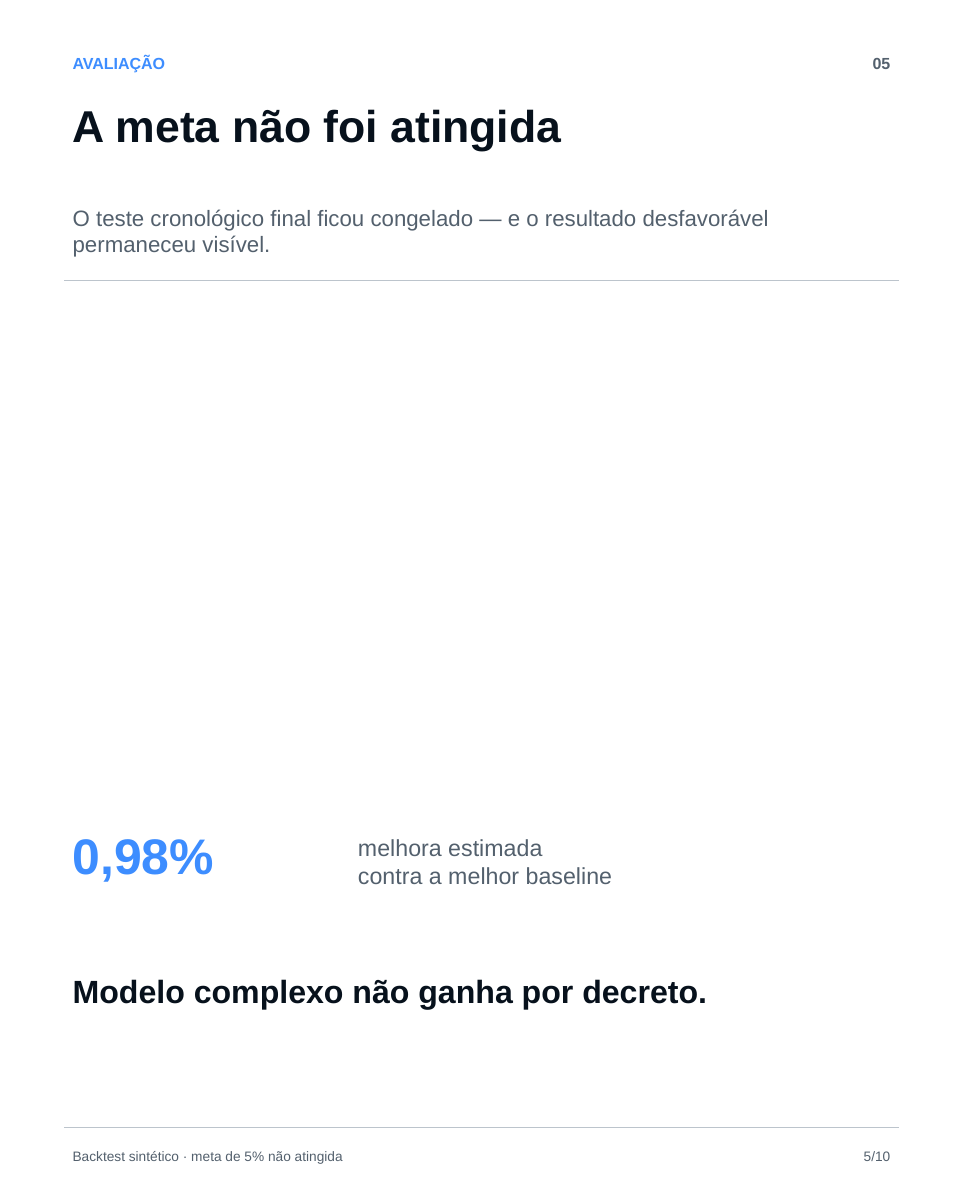
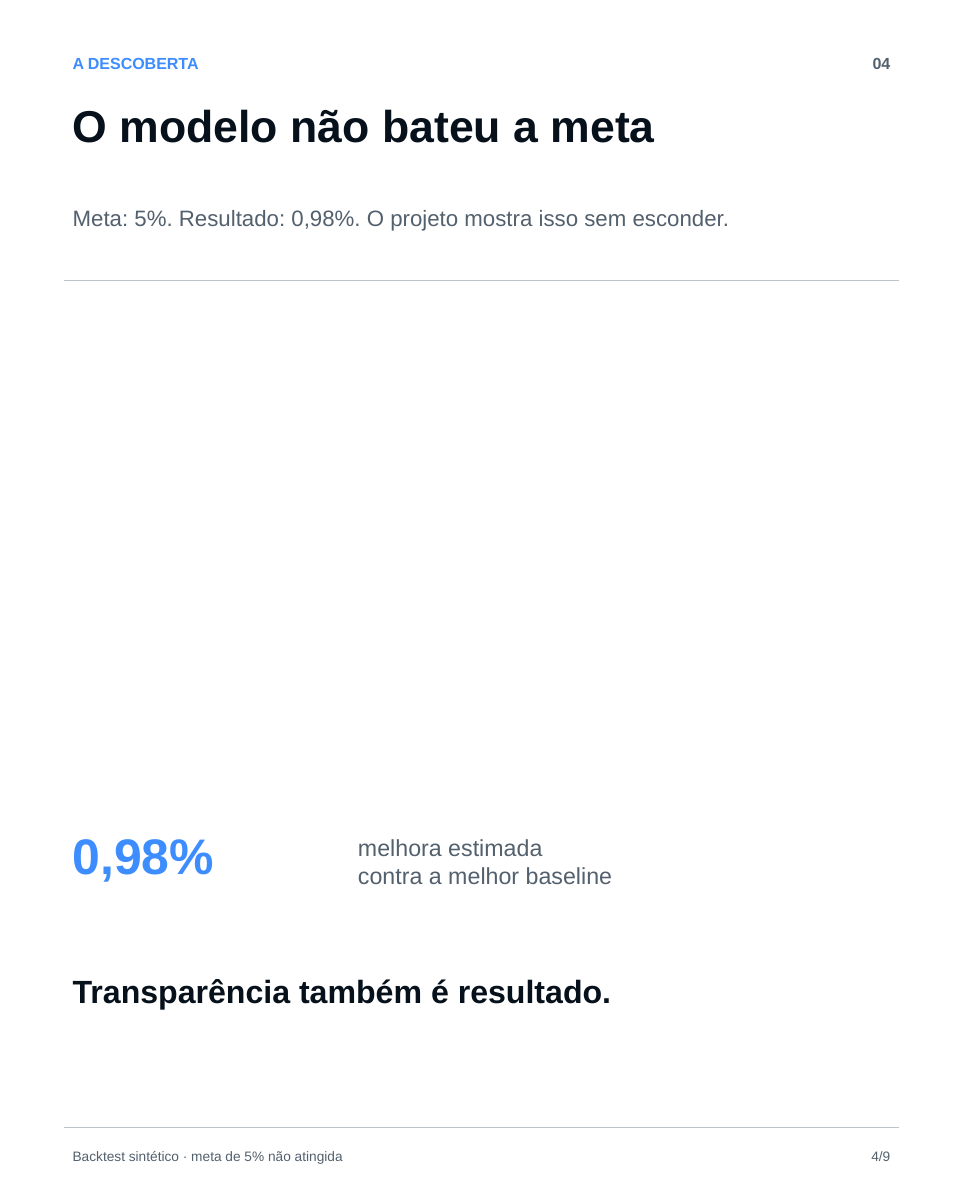
Before and after one commit to bryanleme/steelFlow-ai, a slide deck: slide 4 of docs/SteelFlow_AI_LinkedIn_Carousel.pptx (slide 5 before the commit). Drawn at 963x1204 pixels with LibreOffice and Linux fonts; fonts in the diff are those of the drawing. Boxes give left, top, right and bottom in pixels: in the first picture for what was removed or moved away, otherwise in the second. Text is boxed around its words. In the diff, an @@ line names an element or a change of style, - is before the commit and + after.

```diff
--- a/docs/SteelFlow_AI_LinkedIn_Carousel.pptx
+++ b/docs/SteelFlow_AI_LinkedIn_Carousel.pptx
@@ text at [73,58,199,69]: text changed @@
-AVALIAÇÃO
+A DESCOBERTA
@@ text at [873,58,891,69]: text changed @@
-05
+04
@@ text at [73,109,655,143]: text changed @@
-A meta não foi atingida
+O modelo não bateu a meta
@@ text at [73,210,729,231]: text changed @@
-O teste cronológico final ficou congelado — e o resultado desfavorável permaneceu visível.
+Meta: 5%. Resultado: 0,98%. O projeto mostra isso sem esconder.
@@ text at [73,979,611,1010]: text changed @@
-Modelo complexo não ganha por decreto.
+Transparência também é resultado.
@@ text at [871,1151,890,1161]: text changed @@
-5/10
+4/9
```
Also in this commit, not shown: 8 other slides changed, 1 slide removed, 3 other files.
